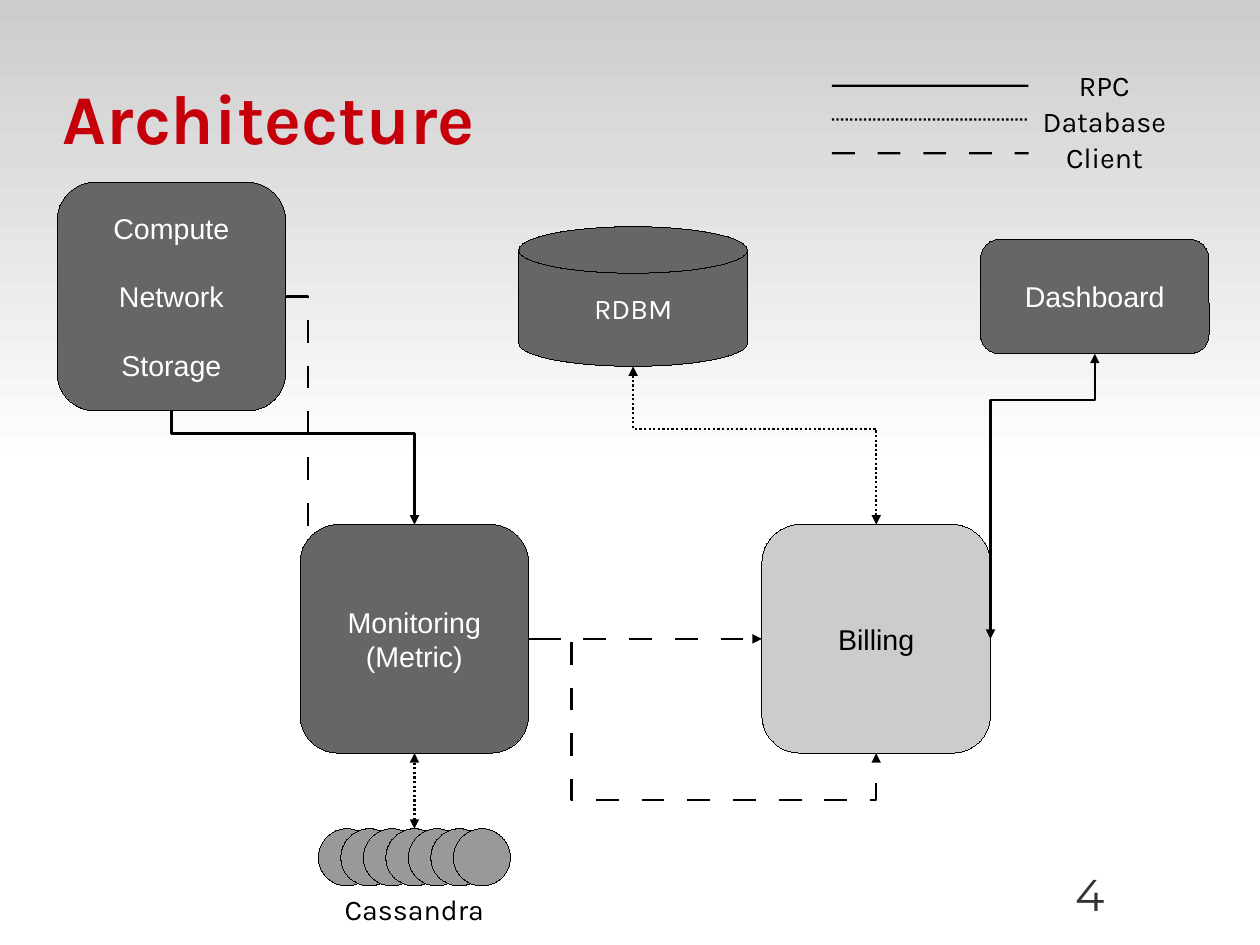
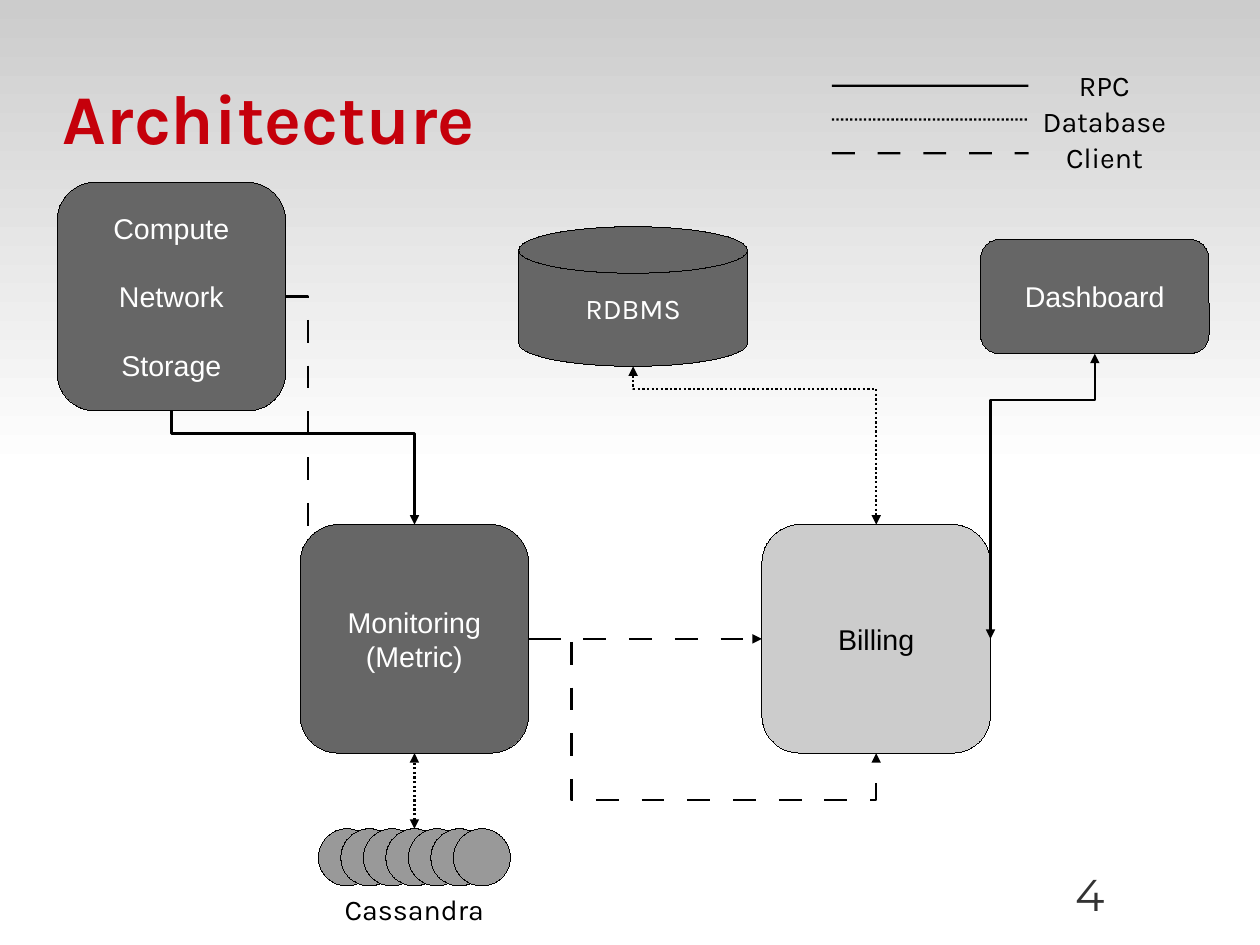
Before and after one commit to zyluo/talk-OSDS-2012, a slide deck: slide 4 of OSDS-2012-SF-dough-LZY.odp. Drawn at 1260x945 pixels with LibreOffice and Linux fonts; fonts in the diff are those of the drawing; background and template pictures are left out. Boxes give left, top, right and bottom in pixels: in the first picture for what was removed or moved away, otherwise in the second. Text is boxed around its words. In the diff, an @@ line names an element or a change of style, - is before the commit and + after.

Commit message:
Fix subscribtion typo

```diff
--- a/OSDS-2012-SF-dough-LZY.odp
+++ b/OSDS-2012-SF-dough-LZY.odp
@@ text in cylinder at box(585, 301, 680, 320): text changed @@
-RDBM
+RDBMS
@@ elbow double arrow (633, 367) - (877, 525): route changed @@
```
Also in this commit, not shown: 9 other slides changed, 1 slide added.
